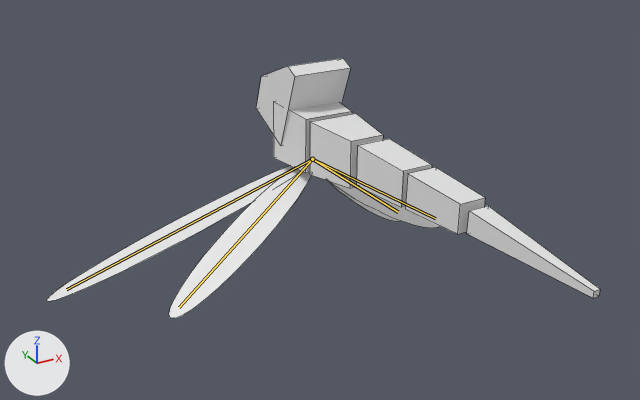
Renders of the Blender file gameplay/actors/enemies/FlyingWorm/FlyingWorm.blend from each side of a commit.
One viewpoint serves both versions: a 50 mm lens placed at (-1.26, -2.43, 0.93), pointed at (-0.11, -0.34, -0.12). The axes (+X, +Y, +Z) are drawn at lower left. The lights are the same throughout. The first picture is the older version. Both versions are drawn at frame 10 of the action 'StingAttack'; the numbers are the values there. The bones that change are drawn over the model as lines. Mesh edges are drawn as thin lines.

Names of what the first picture shows: 'FlyingWorm'.
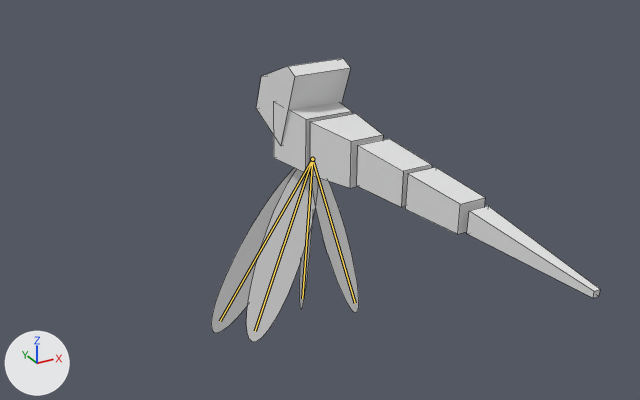
Where the change shows, as pixel boxes [x1, y1, x2, y2] in the pictures (640 x 400 px):
'FlyingWorm', posed (30% narrower, 9% taller): before [47, 58, 600, 318]; after [211, 58, 600, 342]
bone 'FrontWing_L', root to tip: before (312, 159) to (66, 289); after (312, 159) to (220, 321)
bone 'BackWing-L', root to tip: before (312, 159) to (179, 307); after (312, 159) to (255, 331)
bone 'FrontWing_R', root to tip: before (312, 159) to (398, 212); after (312, 159) to (302, 298)
bone 'BackWing-R', root to tip: before (312, 159) to (435, 218); after (312, 159) to (355, 303)

The edits, one by one:
Bone 'FrontWing_L' (bone_frontwing_l) turns from (0, 0, 0) to (79, -50, -49) degrees about its own x, y and z.
Bone 'BackWing-L' (bone_backwing_l) turns from (0, 0, 0) to (55, -28, -21) degrees about its own x, y and z.
Bone 'FrontWing_R' (bone_frontwing_r) turns from (14, 55, -1) to (79, 50, 49) degrees about its own x, y and z.
Bone 'BackWing-R' (bone_backwing_r) turns from (11, 42, -13) to (55, 28, 21) degrees about its own x, y and z.
